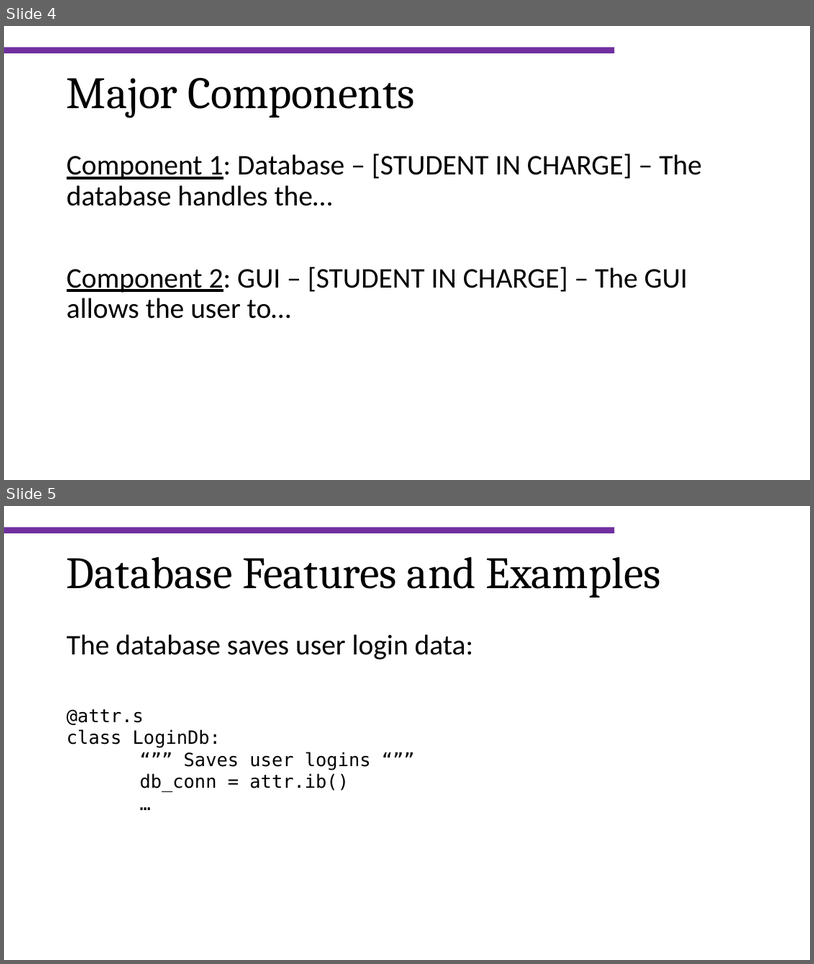
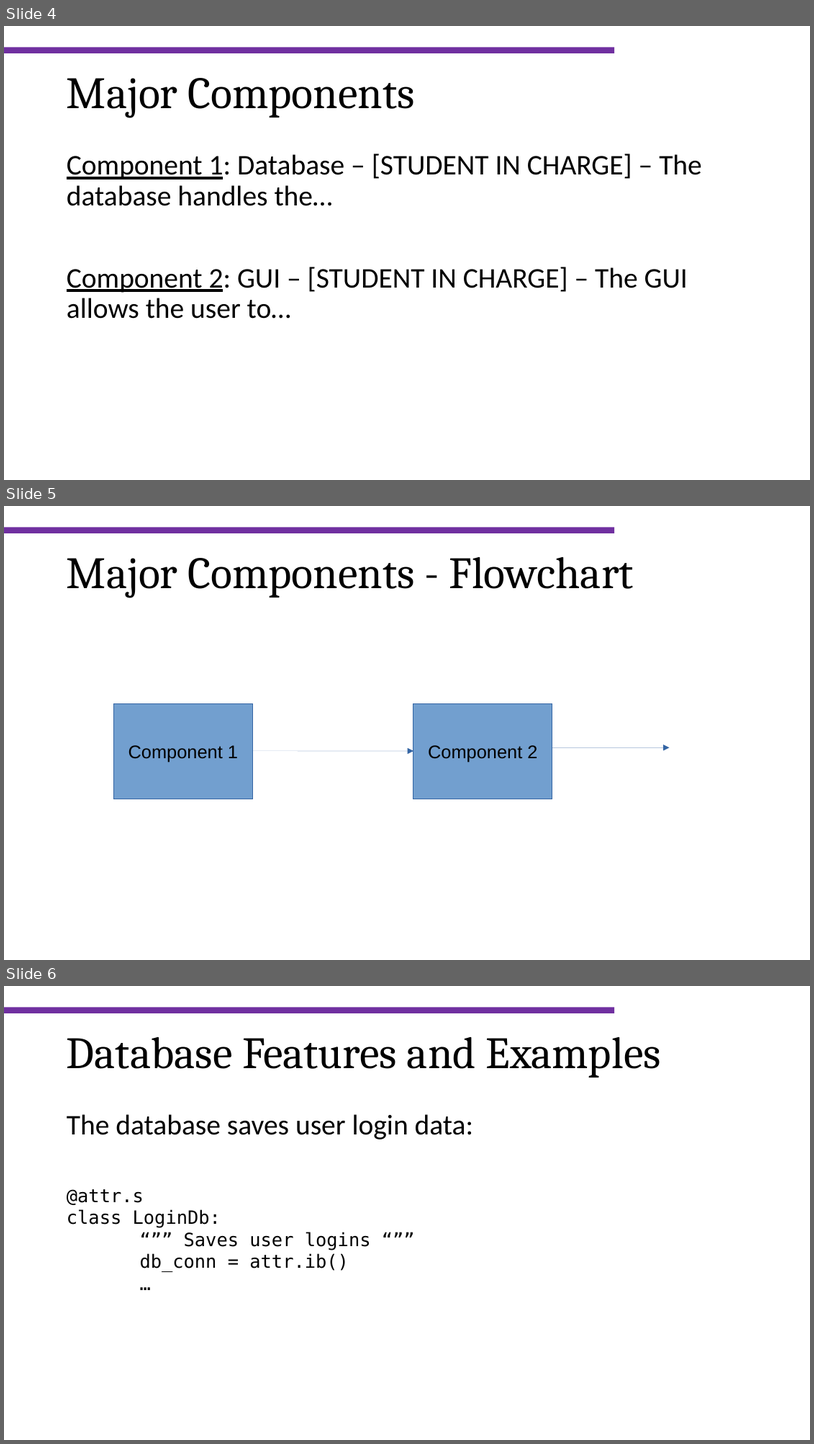
Before and after one commit to sagol-python-for-neuroscientists/course_site_2019, a slide deck: hackathon/hackathon_master.pptx. Shown one above the other, each under a label of ours: slides 4 and 5 before the commit, slides 4, 5 and 6 after it. The pictures are 814x964 and 814x1444 pixels, drawn with LibreOffice and Linux fonts; fonts in the diff are those of the drawing; background and template pictures are left out. Boxes give left, top, right and bottom in pixels: in the first picture for what was removed or moved away, otherwise in the second. Text is boxed around its words. In the diff, an @@ line names an element or a change of style, - is before the commit and + after.

```diff
--- a/hackathon/hackathon_master.pptx
+++ b/hackathon/hackathon_master.pptx
@@ slide 5 added at (x1=4, y1=506, x2=810, y2=960), background #FFFFFF; not listed: 1 template element that a slide beside it also shows @@
@@ text added at (x1=67, y1=557, x2=634, y2=598), 44 pt, text #000000 @@
+Major Components - Flowchart
@@ rectangle added at (x1=113, y1=703, x2=253, y2=799), fill #729FCF, outline #3465A4 0.75 pt, 18 pt, text #000000 @@
+Component 1
@@ rectangle added at (x1=414, y1=703, x2=553, y2=799), fill #729FCF, outline #3465A4 0.75 pt, 18 pt, text #000000 @@
+Component 2
@@ arrow added from (253, 751) to (414, 751), #3465A4 0.75 pt @@
@@ arrow added from (553, 747) to (670, 747), #3465A4 0.75 pt @@
@@ what was slide 5 is now slide 6 @@
```
Also in this commit, not shown: 2 other files.
